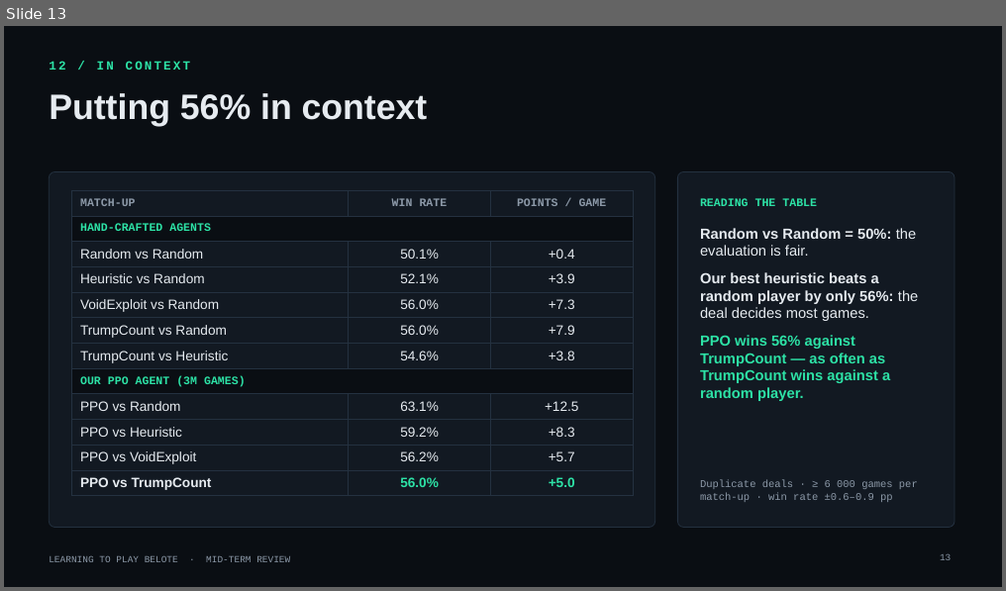
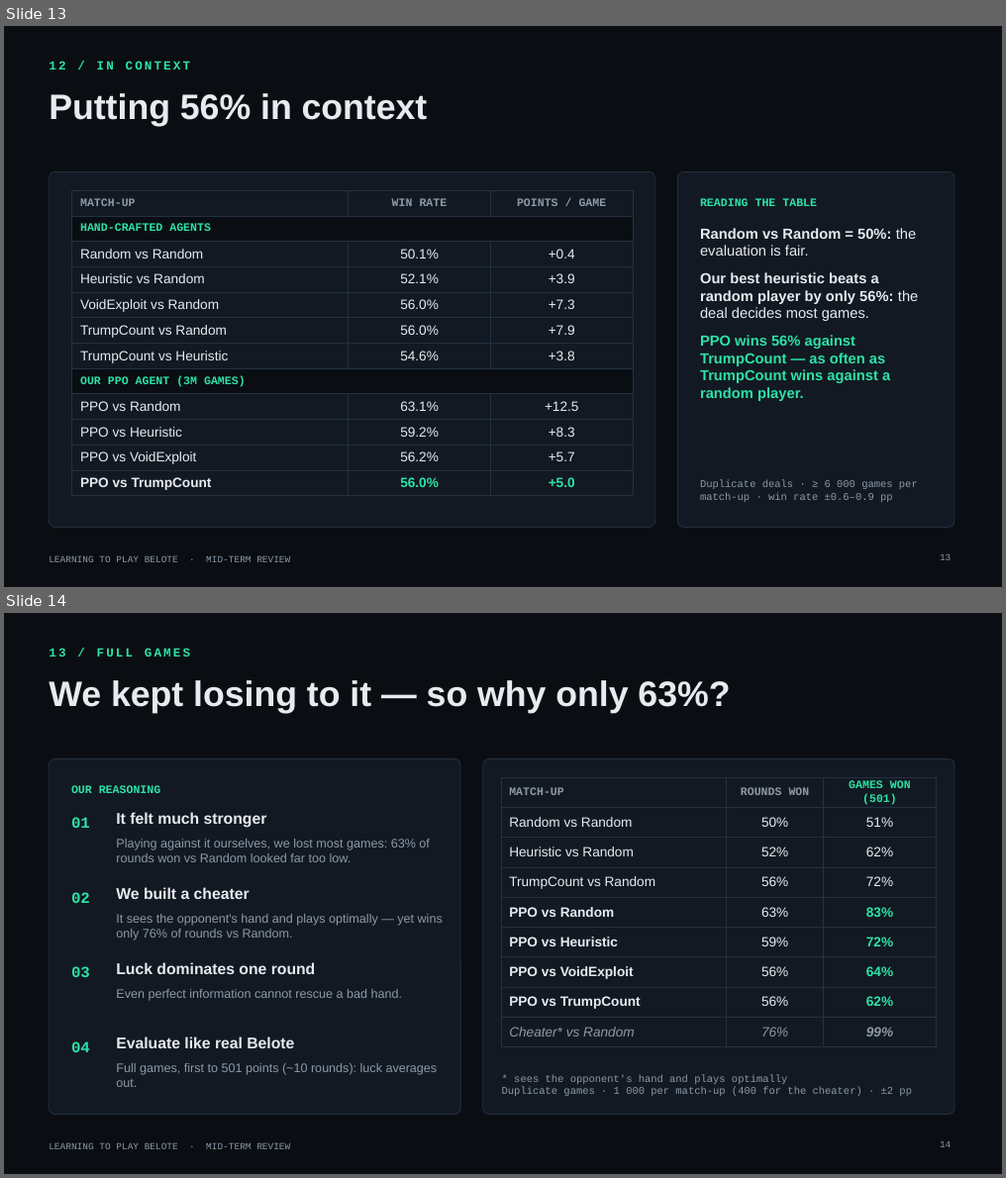
Before and after one commit to yoniBenabou/TwoPlayersBelote, a slide deck: presentation/belote_midterm_v3.pptx. Shown one above the other, each under a label of ours: slide 13 before the commit, slides 13 and 14 after it. The pictures are 1006x591 and 1006x1178 pixels, drawn with LibreOffice and Linux fonts; fonts in the diff are those of the drawing; background and template pictures are left out. Boxes give left, top, right and bottom in pixels: in the first picture for what was removed or moved away, otherwise in the second. Text is boxed around its words. In the diff, an @@ line names an element or a change of style, - is before the commit and + after.

```diff
--- a/presentation/belote_midterm_v3.pptx
+++ b/presentation/belote_midterm_v3.pptx
@@ slide 14 added at (4,613,1002,1174), background picture (left out); not listed: 1 template element that a slide beside it also shows @@
@@ text added at (49,648,190,657), 12 pt, text #2DE2A6, bold @@
+13 / FULL GAMES
@@ title added at (49,680,730,713), 34 pt, text #E6EBF0, bold @@
+We kept losing to it — so why only 63%?
@@ rounded rectangle added at (49,759,460,1115), fill #121922, outline #243140 0.75 pt @@
@@ rounded rectangle added at (483,759,954,1115), fill #121922, outline #243140 0.75 pt @@
@@ text added at (71,785,160,793), 11 pt, text #2DE2A6, bold @@
+OUR REASONING
@@ table added at (502,777,936,1041), 9 rows, 3 columns @@
+MATCH-UP | ROUNDS WON | GAMES WON (501)
+Random vs Random | 50% | 51%
+Heuristic vs Random | 52% | 62%
+TrumpCount vs Random | 56% | 72%
+PPO vs Random | 63% | 83%
+PPO vs Heuristic | 59% | 72%
+PPO vs VoidExploit | 56% | 64%
+PPO vs TrumpCount | 56% | 62%
+Cheater* vs Random | 76% | 99%
@@ text added at (71,817,90,828), 15 pt, text #2DE2A6, bold @@
+01
@@ text added at (116,812,267,828), 15 pt, text #E6EBF0, bold @@
+It felt much stronger
@@ text added at (116,839,429,862), 12 pt, text #8C99A8 @@
+Playing against it ourselves, we lost most games: 63% of rounds won vs Random looked far too low.
@@ text added at (71,892,90,903), 15 pt, text #2DE2A6, bold @@
+02
@@ text added at (116,887,250,899), 15 pt, text #E6EBF0, bold @@
+We built a cheater
@@ text added at (116,914,443,941), 12 pt, text #8C99A8 @@
+It sees the opponent's hand and plays optimally — yet wins only 76% of rounds vs Random.
@@ text added at (71,966,90,977), 15 pt, text #2DE2A6, bold @@
+03
@@ text added at (116,962,316,974), 15 pt, text #E6EBF0, bold @@
+Luck dominates one round
@@ text added at (116,989,402,1001), 12 pt, text #8C99A8 @@
+Even perfect information cannot rescue a bad hand.
@@ text added at (71,1042,90,1053), 15 pt, text #2DE2A6, bold @@
+04
@@ text added at (116,1037,294,1049), 15 pt, text #E6EBF0, bold @@
+Evaluate like real Belote
@@ text added at (116,1063,438,1087), 12 pt, text #8C99A8 @@
+Full games, first to 501 points (~10 rounds): luck averages out.
@@ text added at (502,1074,912,1096), 10 pt, text #8C99A8 @@
+* sees the opponent's hand and plays optimally
+Duplicate games · 1 000 per match-up (400 for the cheater) · ±2 pp
@@ page number added at (940,1142,950,1148), 9 pt, text #8C99A8 @@
+14
```
Also in this commit, not shown: 4 slides changed, 4 other files.
